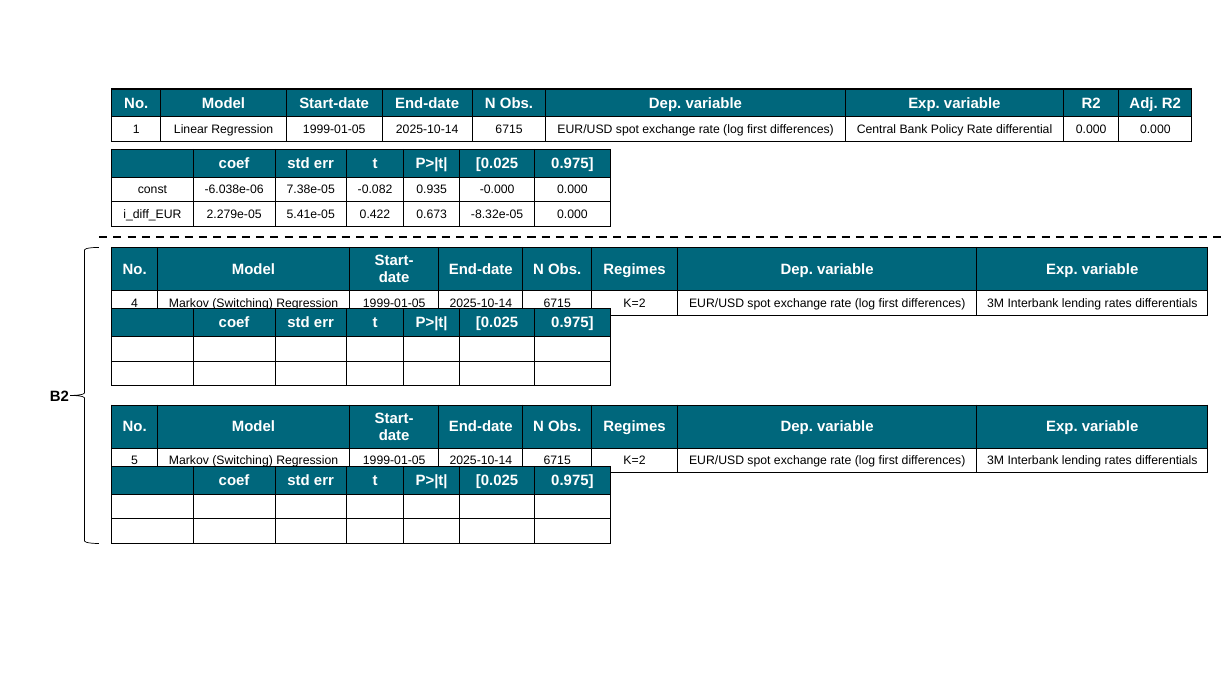
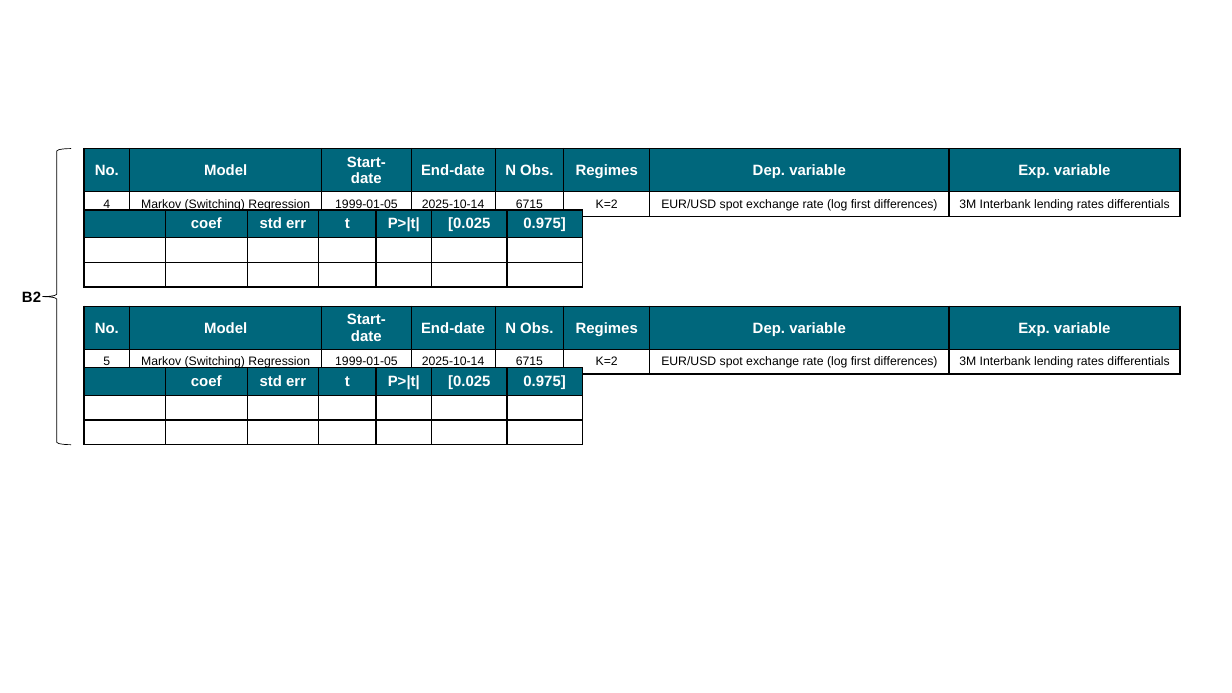
Before and after one commit to RobertHennings/Seminar, a slide deck: slide 20 of reports/presentation_pptx_version/PPTX_WiSo_Template.pptx (slide 19 before the commit). Drawn at 1232x693 pixels with LibreOffice and Linux fonts; fonts in the diff are those of the drawing; background and template pictures are left out. Boxes give left, top, right and bottom in pixels: in the first picture for what was removed or moved away, otherwise in the second. Text is boxed around its words. In the diff, an @@ line names an element or a change of style, - is before the commit and + after.

```diff
--- a/reports/presentation_pptx_version/PPTX_WiSo_Template.pptx
+++ b/reports/presentation_pptx_version/PPTX_WiSo_Template.pptx
@@ table removed at bbox=[111, 89, 1190, 142], 2 rows, 9 columns @@
-No. | Model | Start-date | End-date | N Obs. | Dep. variable | Exp. variable | R2 | Adj. R2
-1 | Linear Regression | 1999-01-05 | 2025-10-14 | 6715 | EUR/USD spot exchange rate (log first differences) | Central Bank Policy Rate differential | 0.000 | 0.000
@@ left brace: place and size @@
-left brace at bbox=[70, 247, 99, 544]
+left brace at bbox=[42, 149, 70, 445]
@@ table removed at bbox=[111, 150, 610, 227], 3 rows, 7 columns @@
- | coef | std err | t | P>|t| | [0.025 | 0.975]
-const | -6.038e-06 | 7.38e-05 | -0.082 | 0.935 | -0.000 | 0.000
-i_diff_EUR | 2.279e-05 | 5.41e-05 | 0.422 | 0.673 | -8.32e-05 | 0.000
@@ line removed from (99, 237) to (1223, 237) @@
@@ 4 tables, 1 text: place and size @@
-4 tables, 1 text at bbox=[50, 247, 1207, 544]
+4 tables, 1 text at bbox=[22, 149, 1179, 445]
```
Also in this commit, not shown: 1 other slide changed, 1 slide added, 7 other files.
